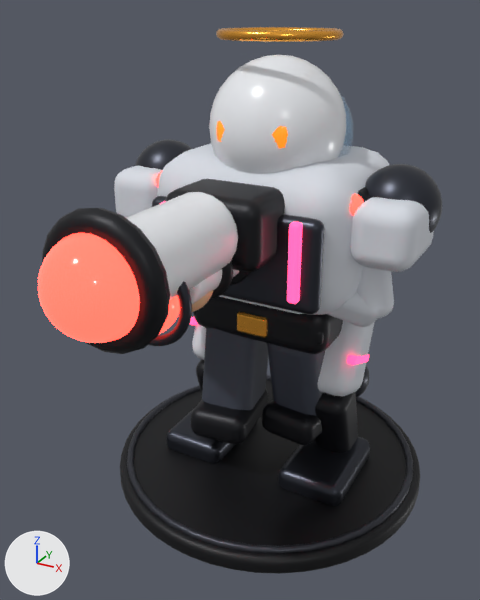
Two versions of the glTF model model/straale.glb, one commit apart.
Both versions are drawn from a 50 mm lens placed at (1.63, -3.36, 2.85), pointed at (-0.01, -0.39, 1.37). Every picture has the same lights, and +X, +Y and +Z are marked at lower left. The first picture is the older version. Where no turn or scale is listed for an object, it has been applied to the vertices.

The first picture shows 'benH5_net', 'benH_net', 'benV5_net', 'benV_net', 'fod_net', 'hoved_net', 'ned4_net', 'op1.001_net', 'op1_net', 'op3_net', 'op4.002_net', 'op4.003_net', 'op4_net', 'skuldre5_net', 'skuldre_net', 'vaaben5_net', 'vaaben_net' and 1 more.
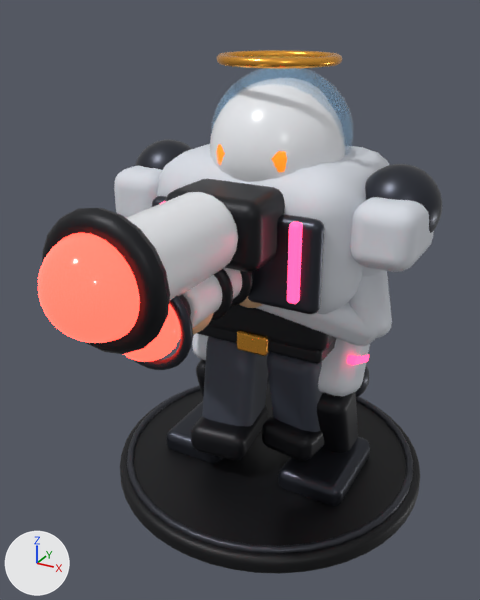
What the commit changed:
Object 'benH_net' (ob_benh_net) moves from (0.219, 0.05, 0.747) to (0.219, 0.05, 0.627).
Object 'benV_net' (ob_benv_net) moves from (-0.201, -0.09, 0.747) to (-0.201, -0.09, 0.627).
Object 'hoved_net' (ob_hoved_net) moves from (0.035, -0.05, 2.26) to (0.035, -0.05, 2.14).
Object 'op4_net' (ob_op4_net) moves from (0.035, -0.05, 2.73) to (0.035, -0.05, 2.61).
Object 'ned4_net' (ob_ned4_net) moves from (0.0, 0.0, 1.16) to (0.0, 0.0, 1.04).
Object 'op4.002_net' (ob_op4_002_net) moves from (0.0, -0.25, 1.16) to (0.0, -0.25, 1.04).
Object 'op3_net' (ob_op3_net) moves from (-0.55, -0.09, 1.94) to (-0.55, -0.09, 1.82).
Object 'skuldre_net' (ob_skuldre_net) moves from (-0.03, -0.9, 1.64) to (-0.03, -0.9, 1.52).
Object 'op1_net' (ob_op1_net) moves from (0.0, -1.26, 1.7) to (0.0, -1.26, 1.58).
Object 'op1.001_net' (ob_op1_001_net) moves from (0.0, -1.24, 1.7) to (0.0, -1.24, 1.58).
Object 'vaaben_net' (ob_vaaben_net) moves from (0.0, -0.74, 1.7) to (0.0, -0.74, 1.58).

Where the change shows, as pixel boxes [x1, y1, x2, y2] in the pictures (480 x 600 px):
'hoved_net', moved
    before: [209, 55, 346, 174]
    after: [210, 84, 345, 182]
'benV_net', moved
    before: [191, 328, 268, 444]
    after: [191, 337, 268, 460]
'benH_net', moved
    before: [262, 343, 325, 445]
    after: [262, 352, 324, 461]
'skuldre_net', moved
    before: [192, 266, 394, 327]
    after: [192, 266, 392, 346]
'op4_net', moved
    before: [216, 27, 344, 42]
    after: [217, 50, 342, 69]
'vaaben_net', moved
    before: [189, 260, 249, 304]
    after: [179, 267, 253, 328]
'op1.001_net', moved
    before: [148, 281, 192, 346]
    after: [132, 295, 193, 370]
'ned4_net', moved (mostly hidden before)
    before: [193, 295, 324, 345]
    after: [197, 326, 336, 364]
'op1_net', moved
    before: [159, 295, 180, 334]
    after: [124, 304, 181, 362]
'op4.002_net', moved
    before: [237, 312, 268, 338]
    after: [237, 330, 269, 356]
'op3_net', moved (not visible afterwards)
    before: [156, 171, 370, 216]
'hoved5_net', unchanged, uncovered by the edit
    before: [338, 92, 353, 157]
    after: [211, 68, 353, 155]
